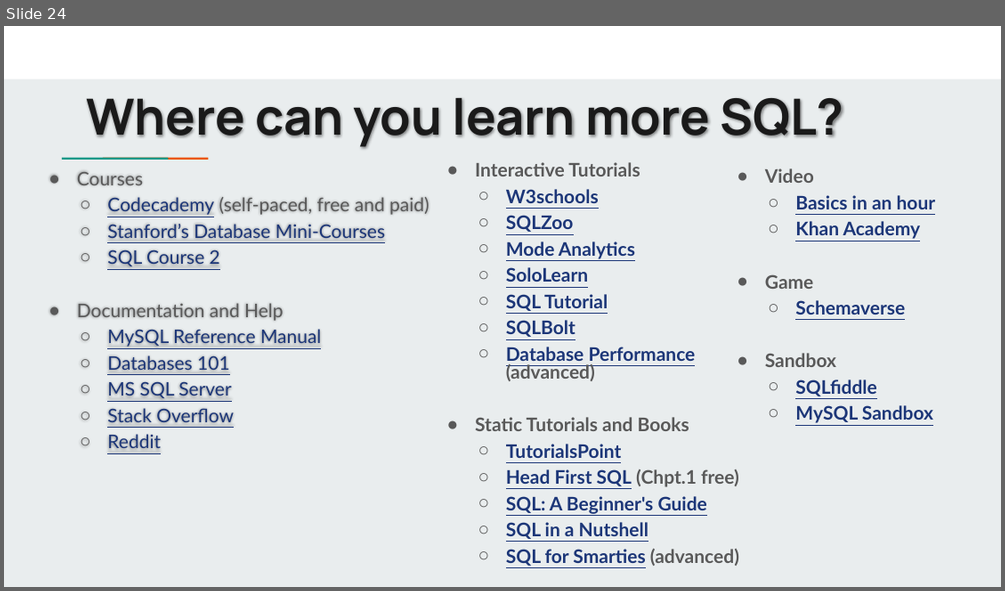
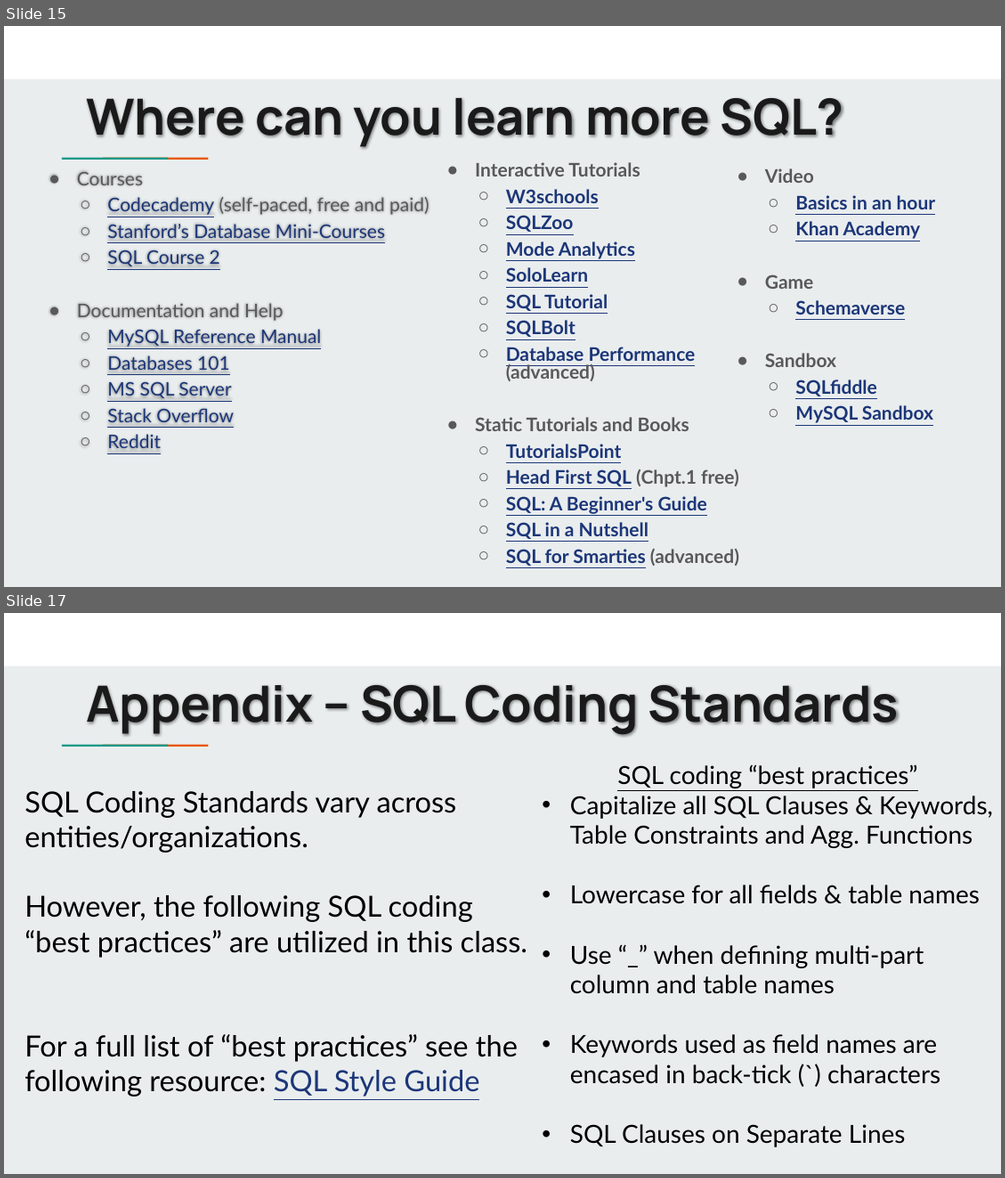
Before and after one commit to jbergmann56/OSDA-DataManipulationAndManagement, a slide deck: Lectures/(1) Data Manipulation - Basics.pptx. Shown one above the other, each under a label of ours: slide 24 before the commit, slides 15 and 17 after it; the slides between them are not shown. The pictures are 1005x591 and 1005x1178 pixels, drawn with LibreOffice and Linux fonts; fonts in the diff are those of the drawing. Boxes give left, top, right and bottom in pixels: in the first picture for what was removed or moved away, otherwise in the second. Text is boxed around its words. In the diff, an @@ line names an element or a change of style, - is before the commit and + after.

Commit message:
Class Updates - 6/5/2020
Class Updates - 6/5/2020

```diff
--- a/Lectures/(1) Data Manipulation - Basics.pptx
+++ b/Lectures/(1) Data Manipulation - Basics.pptx
@@ slide 17 added at [4,613,1001,1174], background #E9EDEE; not listed: 3 template elements that a slide beside it also shows @@
@@ title added at [86,684,898,735], 48 pt, text #1A1A1A, bold @@
+Appendix – SQL Coding Standards
@@ text added at [570,764,993,1147], 24 pt, text #000000 @@
+SQL coding “best practices”
+• Capitalize all SQL Clauses & Keywords, Table Constraints and Agg. Functions
+• Lowercase for all fields & table names
+• Use “_” when defining multi-part column and table names
+• Keywords used as field names are encased in back-tick (`) characters
+• SQL Clauses on Separate Lines
@@ text added at [24,791,527,1096], 28 pt, text #000000 @@
+SQL Coding Standards vary across entities/organizations.
+However, the following SQL coding “best practices” are utilized in this class.
+For a full list of “best practices” see the following resource: SQL Style Guide
@@ what was slide 24 is now slide 15 @@
```
Also in this commit, not shown: 3 slides changed, 1 other slide added, 11 slides removed, 2 other files.
